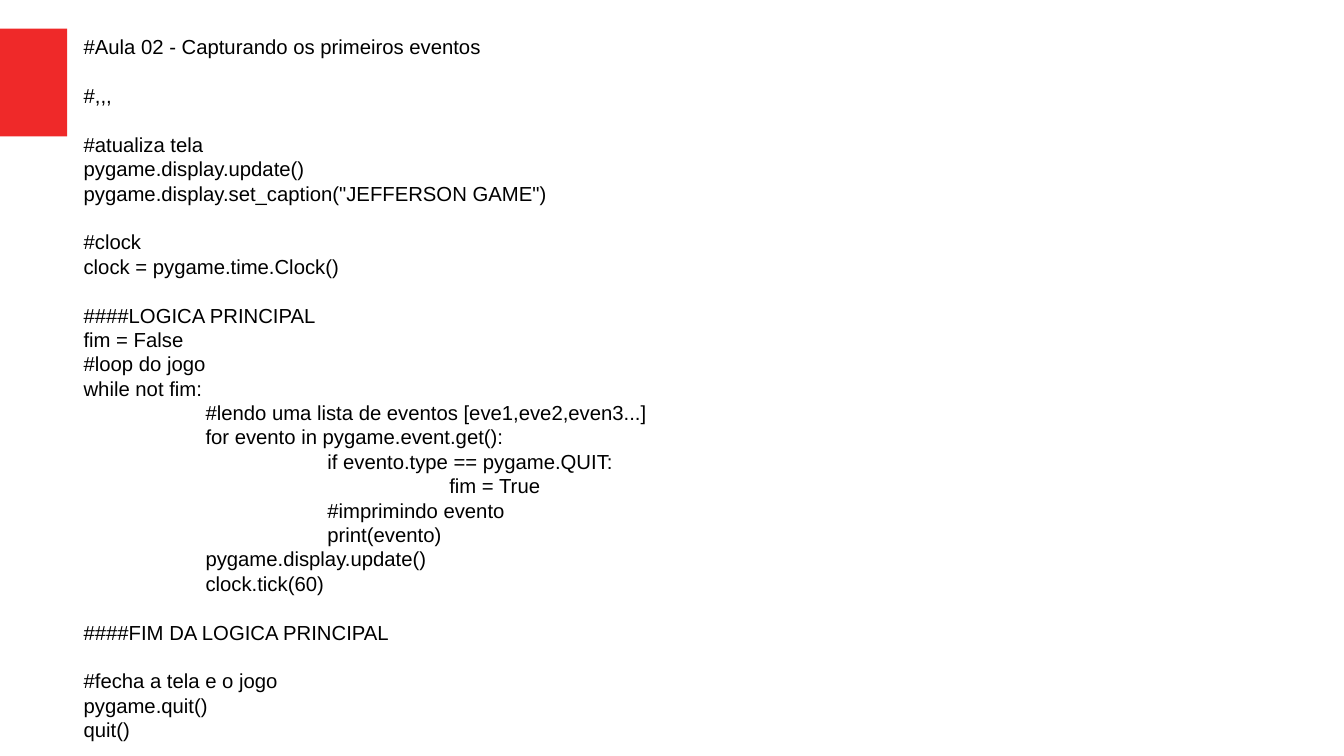
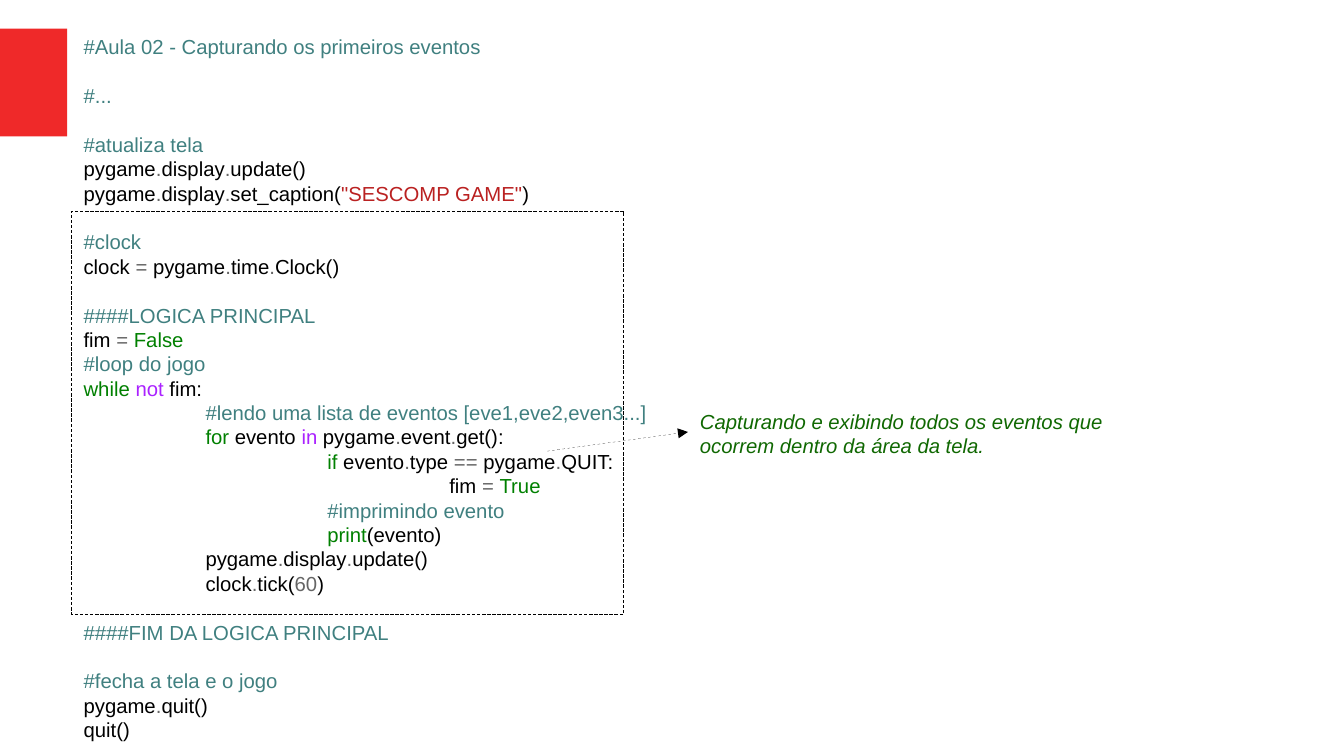
Before and after one commit to jeffersoncarvalho/SESCOMP-2019, a slide deck: slide 5 of curso-pygame.odp. Drawn at 1344x756 pixels with LibreOffice and Linux fonts; fonts in the diff are those of the drawing. Boxes give left, top, right and bottom in pixels: in the first picture for what was removed or moved away, otherwise in the second. Text is boxed around its words. In the diff, an @@ line names an element or a change of style, - is before the commit and + after.

```diff
--- a/curso-pygame.odp
+++ b/curso-pygame.odp
@@ text at (84, 39, 647, 692): text changed; text colour #000000 to #408080 @@
-#,,,
+#...
@@ text at (84, 39, 647, 692): text colour #000000 to #408080 in "#Aula 02 - Capturando os primeiros eventos", "#atualiza tela", "#clock", "####LOGICA PRINCIPAL" and 5 more places; text colour #000000 to #666666 in "pygame.display.update()", "= pygame.time.Clock()", "=", "pygame.event.get():" and 5 more places; text colour #000000 to #008000 in "False", "while", "for", "if" and 2 more places; text colour #000000 to #AA22FF in "not", "in" @@
@@ text at (84, 186, 529, 206): text changed @@
-pygame.display.set_caption("JEFFERSON GAME")
+pygame.display.set_caption("SESCOMP GAME")
@@ rectangle added at (72, 211, 624, 615), fill #FFFFFF, outline #000000 0 pt @@
@@ text added at (700, 414, 1103, 454), 12 pt, text #106802, italic @@
+Capturando e exibindo todos os eventos que
+ocorrem dentro da área da tela.
@@ arrow added from (548, 451) to (688, 432), #000000 0 pt @@
```
Also in this commit, not shown: 9 other slides changed, 1 other file.
